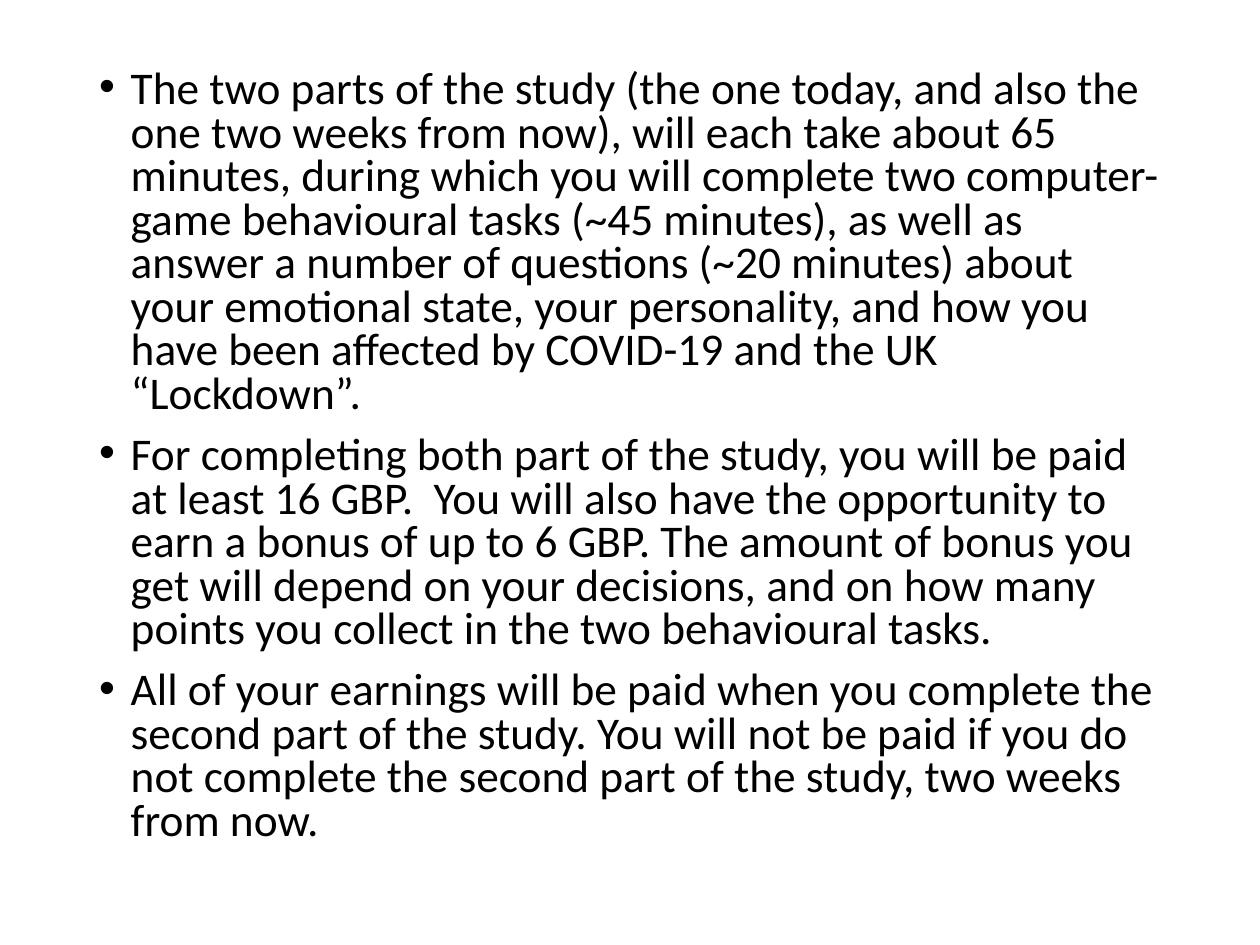
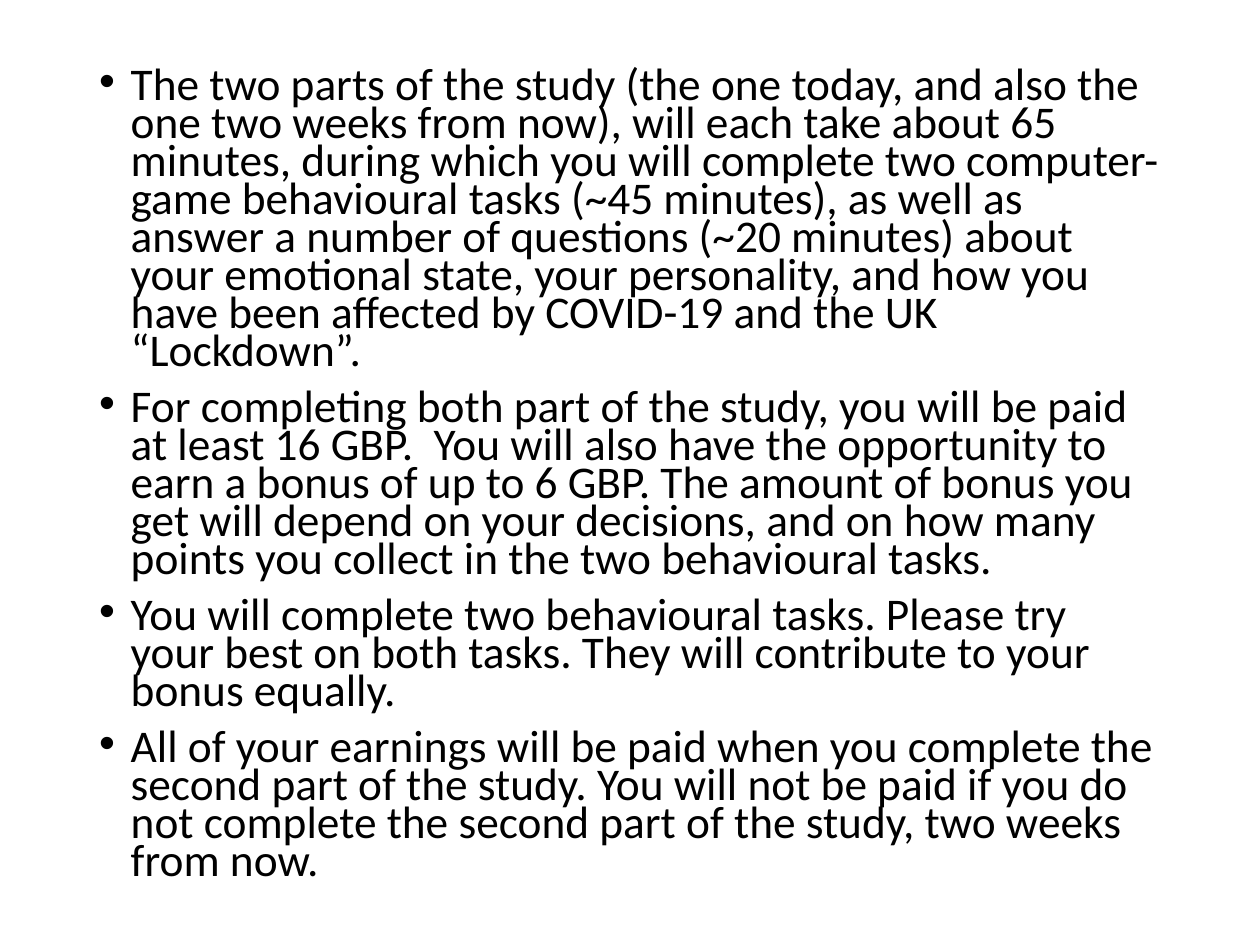
Before and after one commit to evanrussek/Lockin_Study, a slide deck: slide 2 of public/cond1/intro_task/Stimuli/intro_instructions.pptx. Drawn at 1260x945 pixels with LibreOffice and Linux fonts; fonts in the diff are those of the drawing. Boxes give left, top, right and bottom in pixels: in the first picture for what was removed or moved away, otherwise in the second. Text is boxed around its words. In the diff, an @@ line names an element or a change of style, - is before the commit and + after.

```diff
--- a/public/cond1/intro_task/Stimuli/intro_instructions.pptx
+++ b/public/cond1/intro_task/Stimuli/intro_instructions.pptx
@@ text at <box>131,67,1158,877</box>: line spacing 0.8 to 0.7 @@
@@ text at <box>131,598,1090,714</box>: paragraph added @@
+• You will complete two behavioural tasks. Please try your best on both tasks. They will contribute to your bonus equally.
```
Also in this commit, not shown: 15 other files.
